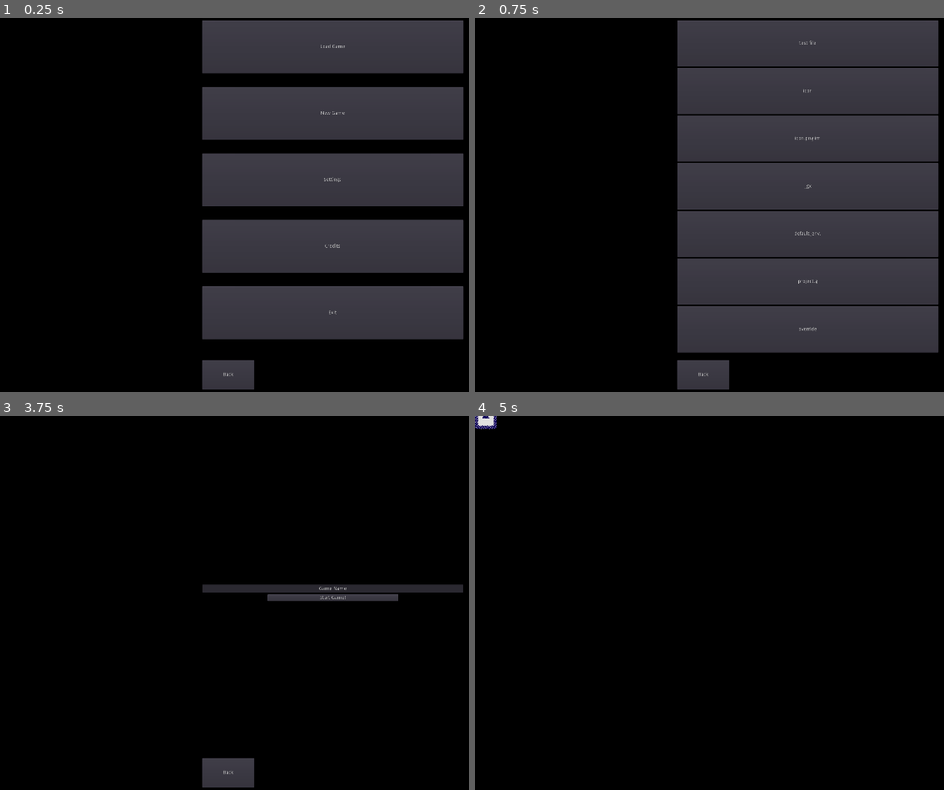
Above: before the commit, frames 1-4 (two rows, left to right).
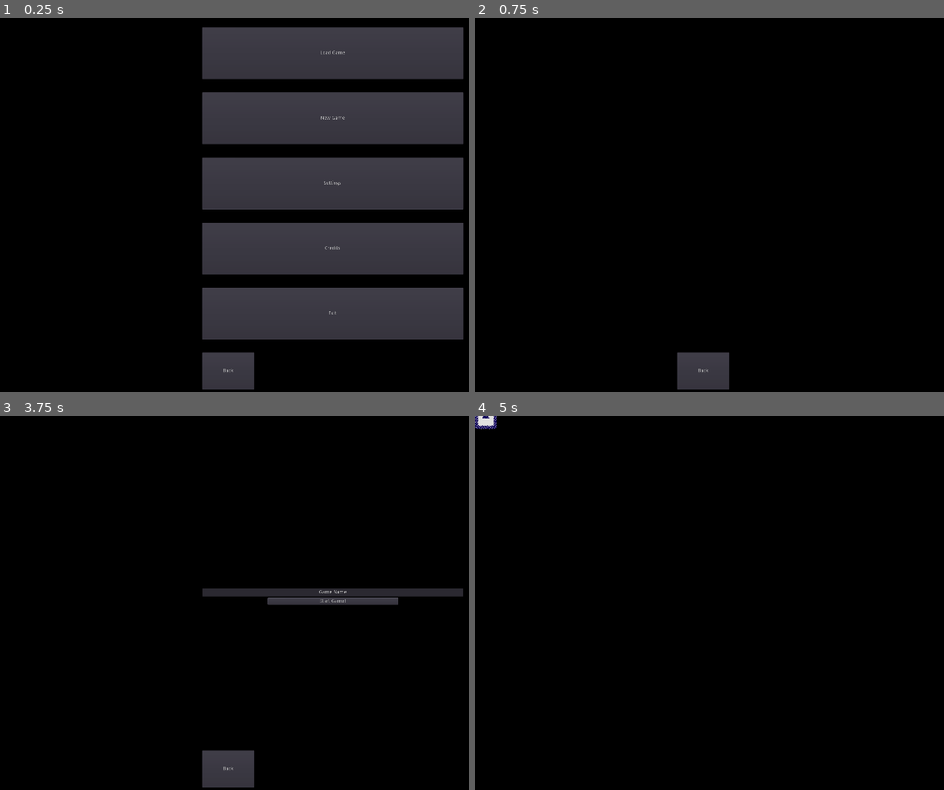
Above: after the commit, the same moments.

Repository: TeamName-FIOLTR/BWgamejam2022
Game: Godot game, scene res://scenes/UI/StartLevel.tscn
The game is run twice, just before and just after one commit, with the same random seed, the same clock (stepped at 60 frames per second) and the same inputs. The engine's default icon, where the game draws it, is replaced by a stand-in: a white triangle on a blue panel in a dark square.
Inputs:
- Up to frame 1 (0.25 s): no input
- Up to frame 2 (0.75 s): click "Load Game" at 0.5 s
- Up to frame 3 (3.75 s): click "Back" at 1.25 s; click "Settings" at 2 s; click "Credits" at 2.75 s; click "New Game" at 3.5 s
- Up to frame 4 (5 s): click "Start Game!" at 4.25 s

The runs differ from the first frame. In frame 1, 6.1% of the frame differs, in the area x 43-99%, y 0-96%; in frame 2, 48%; in frame 3, 1.9%; in frame 4, nothing differs.

Commit message:
re-updated how the UI works to swap scenes and utilize a different type of back behavior

Diff:
--- a/assets/scripts/UI/GameStart.gd
+++ b/assets/scripts/UI/GameStart.gd
@@ -1,4 +1,4 @@
-extends Control
+extends BackContainerNode
 
 class_name MainUI
 
@@ -19,18 +19,5 @@
 
 	GameSaveResource.return_to_save(get_tree(),gsr)
 
-#memory slot for the last scene that we were in
-var last_scene = []
-func remember_menu(cntr : Control)->void:
-	last_scene.append(cntr)
-
-#set up visibility for the last scene
-func back()->void:
-	if len(last_scene) > 0:
-		for mainMenu in get_tree().get_nodes_in_group("menu_root"):
-			mainMenu.visible = false
-		last_scene[len(last_scene)-1].visible = true
-		last_scene.remove(len(last_scene)-1)
-
 func _on_savePicker_save_pressed(save):
 	GameSaveResource.load_game(get_tree(),save)
--- a/assets/scripts/UI/MenuChangeButton.gd
+++ b/assets/scripts/UI/MenuChangeButton.gd
@@ -4,24 +4,17 @@
 class_name MenuChangeButton
 
 #the root of the menu that we are working with
-export var BackButtonPath : NodePath
-onready var back_button : BackButton = get_node(BackButtonPath)
+export var root_path : NodePath
+onready var root_node : Control = get_node(root_path)
 
-#the menu that we are swaping from
-export var FromMenuPath : NodePath
-onready var from_menu : Control = get_node(FromMenuPath)
-
-#the menu that we swap to
-export var ToMenuPath : NodePath
-onready var to_menu = get_node(ToMenuPath)
+#the menu that we are swaping to
+export var to_scene : String
 
 func _ready():
 	connect("pressed",self,"on_pressed")
 
 func change_menu()->void:
-	back_button.remember_menu(from_menu)
-	from_menu.visible = false
-	to_menu.visible = true
+	(root_node.get_parent() as BackContainerNode).change_scene(to_scene)
 
 func on_pressed():
 	change_menu()
--- a/assets/scripts/UI/NameSelector.gd
+++ b/assets/scripts/UI/NameSelector.gd
@@ -1,4 +1,6 @@
 extends Control
+
+class_name UINameSelector
 
 export var button_path : NodePath
 onready var button : Button = get_node(button_path) as Button
@@ -15,7 +17,3 @@
 
 func on_text_entered():
 	emit_signal("text_entered",text.text)
-
-# Called every frame. 'delta' is the elapsed time since the previous frame.
-#func _process(delta):
-#	pass
--- /dev/null
+++ b/assets/scripts/UI/NewGameSelector.gd
@@ -0,0 +1,11 @@
+extends UINameSelector
+
+class_name UINewGame
+
+
+func _on_GameSelector_text_entered(text):
+	var new_save = GameSaveResource.new()
+	new_save.game_name = text
+
+	GameSaveResource.save(new_save)
+	GameSaveResource.return_to_save(get_tree(),new_save)
--- /dev/null
+++ b/assets/scripts/UI/UISaveLoader.gd
@@ -0,0 +1,5 @@
+extends SavePicker
+
+
+func _on_save_picker_save_pressed(save):
+	GameSaveResource.load_game(get_tree(),save)
--- /dev/null
+++ b/assets/scripts/UI/backButtonMainMenu.gd
@@ -0,0 +1,18 @@
+extends Button
+
+export var back_path : NodePath
+onready var back_node : BackContainerNode = get_node(back_path)
+
+
+# Called when the node enters the scene tree for the first time.
+func _ready():
+	pass # Replace with function body.
+
+
+# Called every frame. 'delta' is the elapsed time since the previous frame.
+#func _process(delta):
+#	pass
+
+
+func _on_backButton_pressed():
+	(back_node as BackContainerNode).back()
--- a/assets/scripts/UI/backContainer.gd
+++ b/assets/scripts/UI/backContainer.gd
@@ -5,8 +5,10 @@
 
 #scene caching for faster switch times
 var cached_scenes : Dictionary = {}
-var do_scene_cache : bool = true
-
+var do_scene_cache : bool = false
+#the name of the current scene for the back button to use
+export var current_scene_name : String
+var past_scenes = []
 func get_scene_path(ui_scene_name : String)->String:
 	return "res://scenes/UI/" + ui_scene_name + ".tscn"
 
@@ -16,15 +18,29 @@
 		cached_scenes[ui_scene_name] = pack
 	return pack
 
-func change_scene(ui_scene_name : String)->void:
+func change_scene(ui_scene_name : String,remember_back : bool = true)->void:
+	if remember_back:
+		past_scenes.append(current_scene_name)
+
 	#clear the existing children
 	for child in get_children():
 		child.queue_free()
 
 	#add the new scene in
 	if do_scene_cache:
-		if not cached_scenes[ui_scene_name]:
+		if not ui_scene_name in cached_scenes:
+			print(get_scene_path(ui_scene_name))
 			cached_scenes[ui_scene_name] = (load(get_scene_path(ui_scene_name)) as PackedScene)
+		print("adding child")
 		add_child(cached_scenes[ui_scene_name].instance())
 	else:
+		print("adding child")
 		add_child((load(get_scene_path(ui_scene_name)) as PackedScene).instance())
+
+	#save the name of the current scene for the back button
+	current_scene_name = ui_scene_name
+
+func back()->void:
+	if len(past_scenes) > 0:
+		change_scene(past_scenes[len(past_scenes)-1],false)
+		past_scenes.remove(len(past_scenes)-1)
--- /dev/null
+++ b/assets/scripts/UI/btnExit.gd
@@ -0,0 +1,11 @@
+extends Button
+#simple button that exists the game
+
+class_name ExitButton
+
+# Called when the node enters the scene tree for the first time.
+func _ready():
+	connect("pressed",self,"on_press")
+
+func on_press():
+	get_tree().quit()
--- a/assets/scripts/resources/saveResource.gd
+++ b/assets/scripts/resources/saveResource.gd
@@ -59,6 +59,6 @@
 	Globals.game_save_data = gsr
 	tree.change_scene(get_scene_path(gsr.last_level))
 
-
+#loads the game with the given name
 static func load_game(tree : SceneTree,game_name : String)->void:
 	return_to_save(tree,get_save(game_name))
--- a/project.godot
+++ b/project.godot
@@ -34,6 +34,11 @@
 "language": "GDScript",
 "path": "res://assets/scripts/Entity.gd"
 }, {
+"base": "Button",
+"class": "ExitButton",
+"language": "GDScript",
+"path": "res://assets/scripts/UI/btnExit.gd"
+}, {
 "base": "Resource",
 "class": "GameSaveResource",
 "language": "GDScript",
@@ -54,7 +59,7 @@
 "language": "GDScript",
 "path": "res://assets/scripts/statics/load_utils.gd"
 }, {
-"base": "Control",
+"base": "BackContainerNode",
 "class": "MainUI",
 "language": "GDScript",
 "path": "res://assets/scripts/UI/GameStart.gd"
@@ -67,7 +72,17 @@
 "base": "ScrollContainer",
 "class": "SavePicker",
 "language": "GDScript",
-"path": "res://scenes/UI/SaveViewUI.gd"
+"path": "res://assets/scripts/UI/SaveViewUI.gd"
+}, {
+"base": "Control",
+"class": "UINameSelector",
+"language": "GDScript",
+"path": "res://assets/scripts/UI/NameSelector.gd"
+}, {
+"base": "UINameSelector",
+"class": "UINewGame",
+"language": "GDScript",
+"path": "res://assets/scripts/UI/NewGameSelector.gd"
 } ]
 _global_script_class_icons={
 "BackButton": "",
@@ -75,13 +90,16 @@
 "ConfigResource": "",
 "DualButton": "",
 "Entity": "",
+"ExitButton": "",
 "GameSaveResource": "",
 "Level": "",
 "LineEditHint": "",
 "LoadUtils": "",
 "MainUI": "",
 "MenuChangeButton": "",
-"SavePicker": ""
+"SavePicker": "",
+"UINameSelector": "",
+"UINewGame": ""
 }
 
 [application]
--- /dev/null
+++ b/scenes/UI/MainMenu.tscn
@@ -0,0 +1,85 @@
+[gd_scene load_steps=3 format=2]
+
+[ext_resource path="res://assets/scripts/UI/MenuChangeButton.gd" type="Script" id=1]
+[ext_resource path="res://assets/scripts/UI/btnExit.gd" type="Script" id=2]
+
+[node name="MainMenu" type="VScrollBar" groups=["menu_root"]]
+self_modulate = Color( 0, 0, 0, 1 )
+anchor_right = 1.0
+anchor_bottom = 1.0
+
+[node name="VBoxContainer" type="VBoxContainer" parent="."]
+anchor_right = 1.0
+anchor_bottom = 1.0
+custom_constants/separation = 1
+
+[node name="Control" type="Control" parent="VBoxContainer"]
+margin_right = 1920.0
+margin_bottom = 215.0
+size_flags_horizontal = 3
+size_flags_vertical = 3
+
+[node name="btnLoadGame" type="Button" parent="VBoxContainer/Control"]
+anchor_right = 1.0
+anchor_bottom = 0.8
+size_flags_vertical = 3
+text = "Load Game"
+script = ExtResource( 1 )
+root_path = NodePath("../../..")
+to_scene = "UISaveLoader"
+
+[node name="Control2" type="Control" parent="VBoxContainer"]
+margin_top = 216.0
+margin_right = 1920.0
+margin_bottom = 431.0
+size_flags_horizontal = 3
+size_flags_vertical = 3
+
+[node name="btnNewGame" type="Button" parent="VBoxContainer/Control2"]
+anchor_right = 1.0
+anchor_bottom = 0.8
+size_flags_vertical = 3
+text = "New Game"
+script = ExtResource( 1 )
+root_path = NodePath("../../..")
+to_scene = "NewGameSelector"
+
+[node name="Control3" type="Control" parent="VBoxContainer"]
+margin_top = 432.0
+margin_right = 1920.0
+margin_bottom = 647.0
+size_flags_horizontal = 3
+size_flags_vertical = 3
+
+[node name="Settings" type="Button" parent="VBoxContainer/Control3"]
+anchor_right = 1.0
+anchor_bottom = 0.8
+size_flags_vertical = 3
+text = "Settings"
+
+[node name="Control4" type="Control" parent="VBoxContainer"]
+margin_top = 648.0
+margin_right = 1920.0
+margin_bottom = 863.0
+size_flags_horizontal = 3
+size_flags_vertical = 3
+
+[node name="Credits" type="Button" parent="VBoxContainer/Control4"]
+anchor_right = 1.0
+anchor_bottom = 0.8
+size_flags_vertical = 3
+text = "Credits"
+
+[node name="Control5" type="Control" parent="VBoxContainer"]
+margin_top = 864.0
+margin_right = 1920.0
+margin_bottom = 1080.0
+size_flags_horizontal = 3
+size_flags_vertical = 3
+
+[node name="exit" type="Button" parent="VBoxContainer/Control5"]
+anchor_right = 1.0
+anchor_bottom = 0.8
+size_flags_vertical = 3
+text = "Exit"
+script = ExtResource( 2 )
--- /dev/null
+++ b/scenes/UI/NewGameSelector.tscn
@@ -0,0 +1,9 @@
+[gd_scene load_steps=3 format=2]
+
+[ext_resource path="res://scenes/UI/NameSelector.tscn" type="PackedScene" id=1]
+[ext_resource path="res://assets/scripts/UI/NewGameSelector.gd" type="Script" id=2]
+
+[node name="GameSelector" instance=ExtResource( 1 )]
+script = ExtResource( 2 )
+
+[connection signal="text_entered" from="." to="." method="_on_GameSelector_text_entered"]
--- a/scenes/UI/SaveViewUI.tscn
+++ b/scenes/UI/SaveViewUI.tscn
@@ -1,6 +1,6 @@
 [gd_scene load_steps=2 format=2]
 
-[ext_resource path="res://scenes/UI/SaveViewUI.gd" type="Script" id=2]
+[ext_resource path="res://assets/scripts/UI/SaveViewUI.gd" type="Script" id=2]
 
 [node name="save_picker" type="ScrollContainer"]
 self_modulate = Color( 0, 0, 0, 1 )
--- a/scenes/UI/StartLevel.tscn
+++ b/scenes/UI/StartLevel.tscn
@@ -1,15 +1,13 @@
-[gd_scene load_steps=8 format=2]
+[gd_scene load_steps=6 format=2]
 
-[ext_resource path="res://scenes/UI/SaveViewUI.tscn" type="PackedScene" id=1]
+[ext_resource path="res://assets/scripts/UI/backButtonMainMenu.gd" type="Script" id=1]
 [ext_resource path="res://assets/scripts/UI/GameStart.gd" type="Script" id=2]
-[ext_resource path="res://assets/scripts/UI/MenuChangeButton.gd" type="Script" id=3]
-[ext_resource path="res://assets/scripts/UI/backButton.gd" type="Script" id=4]
-[ext_resource path="res://assets/scripts/UI/dual_button.gd" type="Script" id=5]
-[ext_resource path="res://scenes/UI/NameSelector.tscn" type="PackedScene" id=6]
+[ext_resource path="res://scenes/UI/MainMenu.tscn" type="PackedScene" id=3]
+[ext_resource path="res://assets/scripts/UI/backContainer.gd" type="Script" id=5]
 
 [sub_resource type="Theme" id=1]
 
-[node name="GameStart" type="Control"]
+[node name="GameStart" type="Control" groups=["main_scene_back"]]
 anchor_right = 1.0
 anchor_bottom = 1.0
 script = ExtResource( 2 )
@@ -29,107 +27,22 @@
 margin_right = 761.0
 margin_bottom = 1073.0
 
-[node name="ContentInside" type="Panel" parent="mainContainer/Content"]
+[node name="ContentInside" type="Control" parent="mainContainer/Content"]
 self_modulate = Color( 0, 0, 0, 1 )
 anchor_right = 1.0
 anchor_bottom = 0.9
+margin_top = 20.0
 rect_min_size = Vector2( 200, 100 )
 script = ExtResource( 5 )
+current_scene_name = "MainMenu"
 
-[node name="savePicker" parent="mainContainer/Content/ContentInside" groups=["menu_root"] instance=ExtResource( 1 )]
-visible = false
-
-[node name="NewGameNameSelect" parent="mainContainer/Content/ContentInside" groups=["menu_root"] instance=ExtResource( 6 )]
-visible = false
-
-[node name="VScrollBar" type="VScrollBar" parent="mainContainer/Content/ContentInside" groups=["menu_root"]]
-self_modulate = Color( 0, 0, 0, 1 )
-anchor_right = 1.0
-anchor_bottom = 1.0
-
-[node name="VBoxContainer" type="VBoxContainer" parent="mainContainer/Content/ContentInside/VScrollBar"]
-anchor_right = 1.0
-anchor_bottom = 1.0
-custom_constants/separation = 1
-
-[node name="Control" type="Control" parent="mainContainer/Content/ContentInside/VScrollBar/VBoxContainer"]
-margin_right = 754.0
-margin_bottom = 191.0
-size_flags_horizontal = 3
-size_flags_vertical = 3
-
-[node name="btnLoadGame" type="Button" parent="mainContainer/Content/ContentInside/VScrollBar/VBoxContainer/Control"]
-anchor_right = 1.0
-anchor_bottom = 0.8
-size_flags_vertical = 3
-text = "Load Game"
-script = ExtResource( 3 )
-BackButtonPath = NodePath("../../../../../footer/backButton")
-FromMenuPath = NodePath("../../..")
-ToMenuPath = NodePath("../../../../savePicker")
-
-[node name="Control2" type="Control" parent="mainContainer/Content/ContentInside/VScrollBar/VBoxContainer"]
-margin_top = 192.0
-margin_right = 754.0
-margin_bottom = 383.0
-size_flags_horizontal = 3
-size_flags_vertical = 3
-
-[node name="btnNewGame" type="Button" parent="mainContainer/Content/ContentInside/VScrollBar/VBoxContainer/Control2"]
-anchor_right = 1.0
-anchor_bottom = 0.8
-size_flags_vertical = 3
-text = "New Game"
-script = ExtResource( 3 )
-BackButtonPath = NodePath("../../../../../footer/backButton")
-FromMenuPath = NodePath("../../..")
-ToMenuPath = NodePath("../../../../NewGameNameSelect")
-
-[node name="Control3" type="Control" parent="mainContainer/Content/ContentInside/VScrollBar/VBoxContainer"]
-margin_top = 384.0
-margin_right = 754.0
-margin_bottom = 575.0
-size_flags_horizontal = 3
-size_flags_vertical = 3
-
-[node name="Settings" type="Button" parent="mainContainer/Content/ContentInside/VScrollBar/VBoxContainer/Control3"]
-anchor_right = 1.0
-anchor_bottom = 0.8
-size_flags_vertical = 3
-text = "Settings"
-
-[node name="Control4" type="Control" parent="mainContainer/Content/ContentInside/VScrollBar/VBoxContainer"]
-margin_top = 576.0
-margin_right = 754.0
-margin_bottom = 767.0
-size_flags_horizontal = 3
-size_flags_vertical = 3
-
-[node name="Credits" type="Button" parent="mainContainer/Content/ContentInside/VScrollBar/VBoxContainer/Control4"]
-anchor_right = 1.0
-anchor_bottom = 0.8
-size_flags_vertical = 3
-text = "Credits"
-
-[node name="Control5" type="Control" parent="mainContainer/Content/ContentInside/VScrollBar/VBoxContainer"]
-margin_top = 768.0
-margin_right = 754.0
-margin_bottom = 959.0
-size_flags_horizontal = 3
-size_flags_vertical = 3
-
-[node name="exit" type="Button" parent="mainContainer/Content/ContentInside/VScrollBar/VBoxContainer/Control5"]
-anchor_right = 1.0
-anchor_bottom = 0.8
-size_flags_vertical = 3
-text = "Exit"
+[node name="MainMenu" parent="mainContainer/Content/ContentInside" instance=ExtResource( 3 )]
 
 [node name="footer" type="Panel" parent="mainContainer/Content"]
 self_modulate = Color( 0, 0, 0, 1 )
 anchor_top = 0.9
 anchor_right = 1.0
 anchor_bottom = 1.0
-margin_top = 22.0
 
 [node name="backButton" type="Button" parent="mainContainer/Content/footer"]
 anchor_right = 0.2
@@ -137,10 +50,7 @@
 size_flags_horizontal = 0
 size_flags_vertical = 0
 text = "Back"
-script = ExtResource( 4 )
+script = ExtResource( 1 )
+back_path = NodePath("../../ContentInside")
 
-[connection signal="save_pressed" from="mainContainer/Content/ContentInside/savePicker" to="." method="_on_savePicker_save_pressed"]
-[connection signal="text_entered" from="mainContainer/Content/ContentInside/NewGameNameSelect" to="." method="_on_NewGameNameSelect_text_entered"]
-[connection signal="pressed" from="mainContainer/Content/ContentInside/VScrollBar/VBoxContainer/Control/btnLoadGame" to="." method="_on_Button2_pressed"]
-[connection signal="pressed" from="mainContainer/Content/ContentInside/VScrollBar/VBoxContainer/Control2/btnNewGame" to="." method="_on_Button_pressed"]
-[connection signal="pressed" from="mainContainer/Content/ContentInside/VScrollBar/VBoxContainer/Control5/exit" to="." method="_on_exit_pressed"]
+[connection signal="pressed" from="mainContainer/Content/footer/backButton" to="mainContainer/Content/footer/backButton" method="_on_backButton_pressed"]
--- /dev/null
+++ b/scenes/UI/UISaveLoader.tscn
@@ -0,0 +1,9 @@
+[gd_scene load_steps=3 format=2]
+
+[ext_resource path="res://scenes/UI/SaveViewUI.tscn" type="PackedScene" id=1]
+[ext_resource path="res://assets/scripts/UI/UISaveLoader.gd" type="Script" id=2]
+
+[node name="save_picker" instance=ExtResource( 1 )]
+script = ExtResource( 2 )
+
+[connection signal="save_pressed" from="." to="." method="_on_save_picker_save_pressed"]
Renamed: scenes/UI/SaveViewUI.gd -> assets/scripts/UI/SaveViewUI.gd
